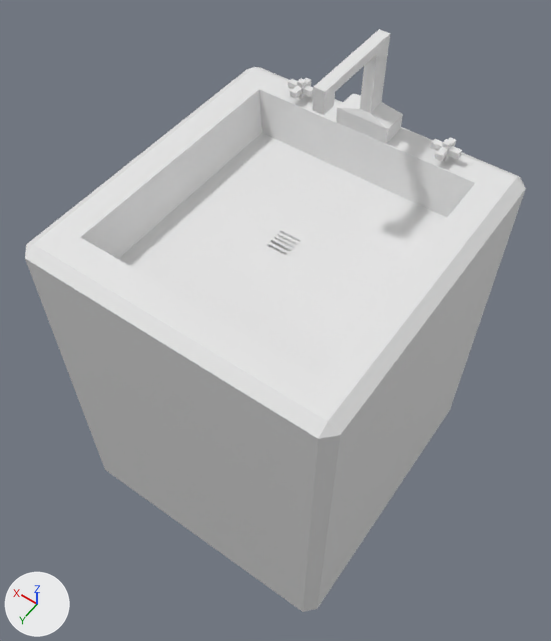
The FBX model Assets/Blender Exports/fixed obejcts/kitchen_sink.fbx as it was, and as the next commit left it.
One viewpoint serves both versions: a 50 mm camera at (-2.53, 3.66, 7.83) aimed at (0.03, 0.07, 2.19). Lighting does not change. The marker at lower left points along +X, +Y and +Z. Where no turn or scale is listed for an object, it has been applied to the vertices.
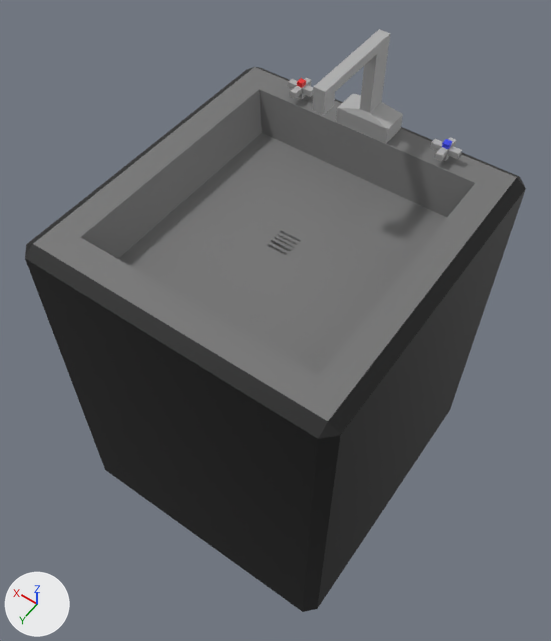
Where the change shows, as pixel boxes (x1, y1, x2, y2) in the pictures (551 x 641 px):
```json
{"part": 1, "of": "me_cube_001", "change": "recoloured", "before": [25, 259, 318, 612], "after": [25, 259, 318, 612], "on screen": "grey to black"}
{"part": 2, "of": "me_cube_001", "change": "recoloured", "before": [25, 67, 519, 438], "after": [25, 67, 519, 438], "on screen": "white to black"}
{"part": 3, "of": "me_cube_001", "change": "recoloured", "before": [303, 189, 526, 612], "after": [303, 189, 526, 612], "on screen": "grey to black"}
{"part": 4, "of": "me_cube_001", "change": "recoloured", "before": [318, 177, 526, 439], "after": [318, 177, 526, 439], "on screen": "grey to black"}
{"part": 5, "of": "me_cube_001", "change": "recoloured", "before": [33, 67, 517, 421], "after": [33, 67, 517, 421], "on screen": "white to grey"}
{"part": 6, "of": "me_cube_001", "change": "recoloured", "before": [255, 67, 516, 217], "after": [255, 67, 516, 217]}
{"part": 7, "of": "me_cube_001", "change": "recoloured", "before": [34, 237, 328, 421], "after": [34, 237, 328, 421], "on screen": "white to grey"}
{"part": 8, "of": "me_cube_001", "change": "recoloured", "before": [288, 29, 462, 161], "after": [288, 29, 462, 161], "on screen": "white to grey"}
{"part": 9, "of": "me_cube_001", "change": "recoloured", "before": [297, 78, 306, 88], "after": [297, 78, 306, 88]}
{"part": 10, "of": "me_cube_001", "change": "recoloured", "before": [442, 139, 452, 149], "after": [442, 139, 452, 149]}
```

Scene script edits in JSON lines:
```json
{"op": "add", "block": "mat_hot", "code": ["mat_hot = principled_material('Hot')", "mat_hot.base_color = (0.8, 0.0183, 0.0183)  # red #e72525"]}
{"op": "add", "block": "mat_cold", "code": ["mat_cold = principled_material('Cold')", "mat_cold.base_color = (0.0361, 0.054, 0.8)  # blue #3542e7"]}
{"op": "add", "block": "mat_sinkbasin", "code": ["mat_sinkbasin = principled_material('SinkBasin')", "mat_sinkbasin.base_color = (0.174, 0.174, 0.174)  # grey #747474"]}
{"op": "add", "block": "mat_sinkbase", "code": ["mat_sinkbase = principled_material('SinkBase')", "mat_sinkbase.base_color = (0.00308, 0.00308, 0.00308)  # black #0a0a0a"]}
{"op": "add", "block": "mat_handlesspout", "code": ["mat_handlesspout = principled_material('HandlesSpout')", "mat_handlesspout.base_color = (0.43, 0.43, 0.43)  # grey #afafaf"]}
{"block": "me_cube_001", "where": "me_cube_001.from_pydata(...)  # 188 vertices, 170 faces; spans x -1.45..1.45, y -1.53..1.53, z -1.0..3.44"}
{"block": "me_cube_001", "where": "# used by ob_cube; location = (0.0, 0.0, 1.0)"}
{"block": "me_cube_001", "change": "me_cube_001 part 1: all 8 faces centred in x 0.0..1.45, y -1.53..1.53, z 0.75 switch from no material to mat_sinkbase (black #0a0a0a)"}
{"block": "me_cube_001", "change": "me_cube_001 part 2: all 8 faces centred in x 0.0..1.4, y -1.48..1.48, z 2.53..2.54 switch from no material to mat_sinkbase (black #0a0a0a)"}
{"block": "me_cube_001", "change": "me_cube_001 part 3: all 6 faces centred in x -1.45..-1.4, y -1.48..1.48, z 0.75 switch from no material to mat_sinkbase (black #0a0a0a)"}
{"block": "me_cube_001", "change": "me_cube_001 part 4: all 6 faces centred in x -1.4..-1.38, y -1.46..1.46, z 2.53..2.54 switch from no material to mat_sinkbase (black #0a0a0a)"}
{"block": "me_cube_001", "change": "me_cube_001 part 5: all 44 faces centred in x -1.22..1.22, y -0.97..0.97, z 2.16..2.57 switch from no material to mat_sinkbasin (grey #747474)"}
{"block": "me_cube_001", "change": "me_cube_001 part 6: all 2 faces centred in x 0.0, y -1.3..-1.11, z 2.38..2.57 switch from no material to mat_sinkbasin (grey #747474)"}
{"block": "me_cube_001", "change": "me_cube_001 part 7: all 2 faces centred in x 0.0, y 1.11..1.3, z 2.38..2.57 switch from no material to mat_sinkbasin (grey #747474)"}
{"block": "me_cube_001", "change": "me_cube_001 part 8: 80 of the faces centred in x -0.87..0.85, y -1.42..-0.45, z 2.56..3.44 switch from no material to mat_handlesspout (grey #afafaf)"}
{"block": "me_cube_001", "change": "me_cube_001 part 9: all 5 faces centred in x 0.69..0.75, y -1.33..-1.26, z 2.72..2.74 switch from no material to mat_hot (red #e72525)"}
{"block": "me_cube_001", "change": "me_cube_001 part 10: all 5 faces centred in x -0.77..-0.71, y -1.33..-1.26, z 2.72..2.74 switch from no material to mat_cold (blue #3542e7)"}
```
